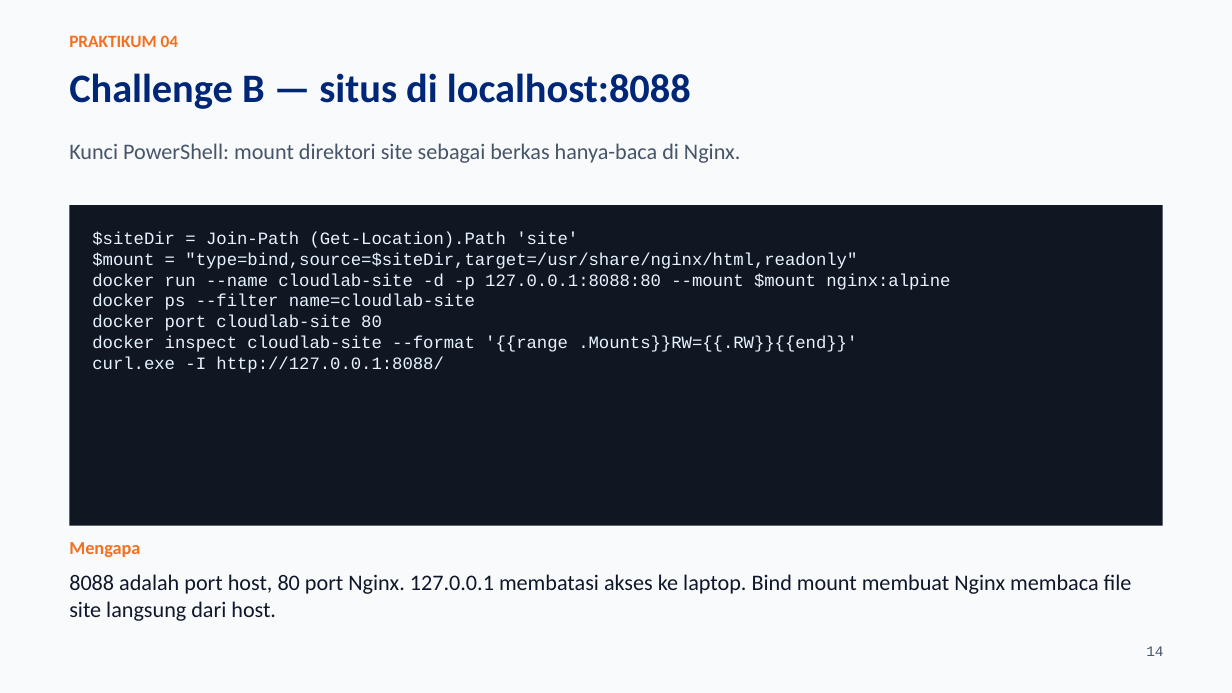
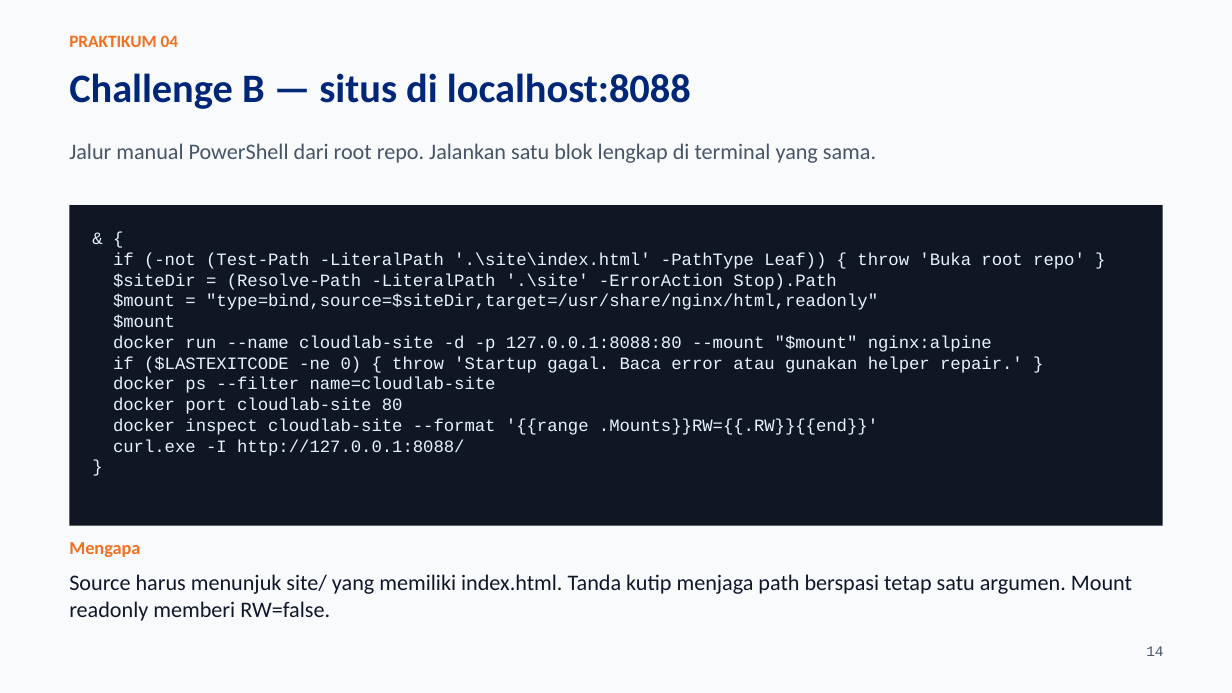
Before and after one commit to SeedFlora/meet4CloudService, a slide deck: slide 14 of slides/LAB04_Docker_Lifecycle_Praktikum.pptx. Drawn at 1232x693 pixels with LibreOffice and Linux fonts; fonts in the diff are those of the drawing. Boxes give left, top, right and bottom in pixels: in the first picture for what was removed or moved away, otherwise in the second. Text is boxed around its words. In the diff, an @@ line names an element or a change of style, - is before the commit and + after.

Commit message:
Fix Lab 04 mounts for any clone location; update guides, evidence and slides

```diff
--- a/slides/LAB04_Docker_Lifecycle_Praktikum.pptx
+++ b/slides/LAB04_Docker_Lifecycle_Praktikum.pptx
@@ text at (69, 143, 876, 163): text changed @@
-Kunci PowerShell: mount direktori site sebagai berkas hanya-baca di Nginx.
+Jalur manual PowerShell dari root repo. Jalankan satu blok lengkap di terminal yang sama.
@@ text at (113, 253, 1085, 456): paragraph added @@
+}
@@ text at (113, 253, 1085, 290): text changed @@
-$siteDir = Join-Path (Get-Location).Path 'site'
+& {
+if (-not (Test-Path -LiteralPath '.\site\index.html' -PathType Leaf)) { throw 'Buka root repo' }
+$siteDir = (Resolve-Path -LiteralPath '.\site' -ErrorAction Stop).Path
@@ text at (113, 315, 1023, 373): text changed @@
-docker run --name cloudlab-site -d -p 127.0.0.1:8088:80 --mount $mount nginx:alpine
+$mount
+docker run --name cloudlab-site -d -p 127.0.0.1:8088:80 --mount "$mount" nginx:alpine
+if ($LASTEXITCODE -ne 0) { throw 'Startup gagal. Baca error atau gunakan helper repair.' }
@@ text at (69, 574, 1132, 621): text changed @@
-8088 adalah port host, 80 port Nginx. 127.0.0.1 membatasi akses ke laptop. Bind mount membuat Nginx membaca file site langsung dari host.
+Source harus menunjuk site/ yang memiliki index.html. Tanda kutip menjaga path berspasi tetap satu argumen. Mount readonly memberi RW=false.
```
Also in this commit, not shown: 21 other slides changed, 2 slides added, 7 other files.
